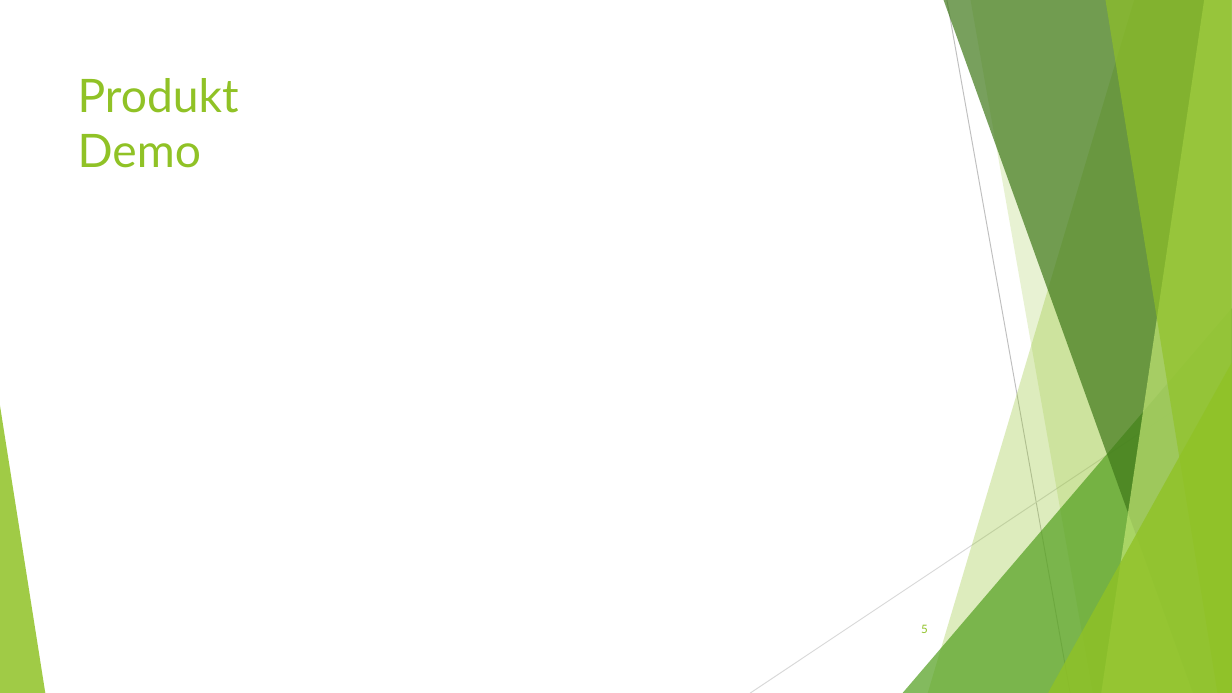
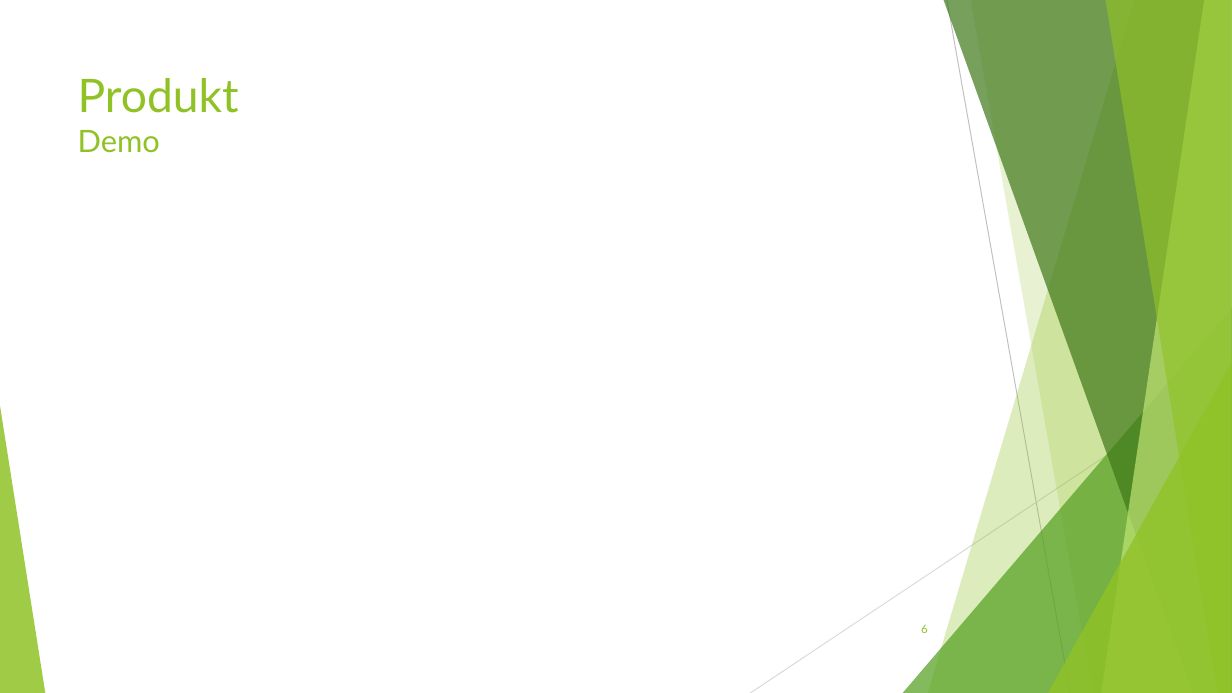
Before and after one commit to BirbsOfPrey/RecipeManager-Project, a slide deck: slide 6 of Präsentation/RecipeManager_Präsentation.pptx (slide 5 before the commit). Drawn at 1232x693 pixels with LibreOffice and Linux fonts; fonts in the diff are those of the drawing. Boxes give left, top, right and bottom in pixels: in the first picture for what was removed or moved away, otherwise in the second. Text is boxed around its words. In the diff, an @@ line names an element or a change of style, - is before the commit and + after.

```diff
--- a/Präsentation/RecipeManager_Präsentation.pptx
+++ b/Präsentation/RecipeManager_Präsentation.pptx
@@ title "Produkt Demo" at (78, 78, 239, 153): size 36 to 24 pt in "Demo" @@
@@ page number at (921, 624, 928, 633): text changed @@
-5
+6
```
Also in this commit, not shown: 3 other slides changed, 12 slides added, 4 slides removed.
